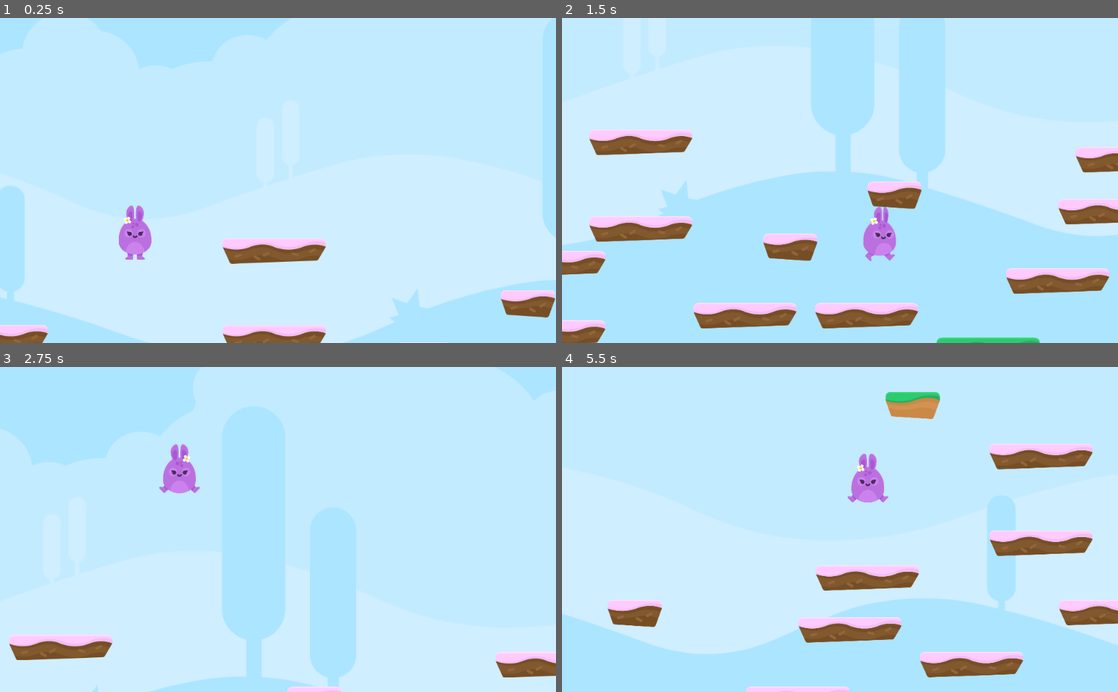
Above: before the commit, frames 1-4 (two rows, left to right).
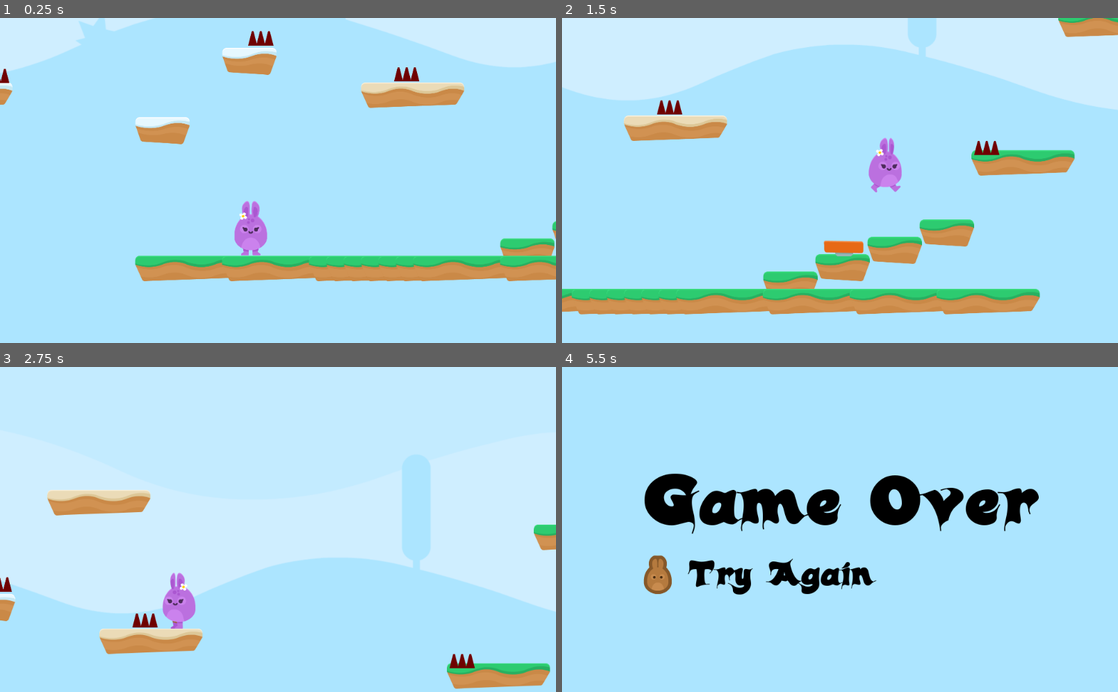
Above: after the commit, the same moments.

Repository: Roopaish/Godot-Game-Development
Game: Godot game, scene res://Levels/Level1.tscn
Same seed, same stepped clock (60 frames per second), same inputs: the game is played once before the commit and once after it.
Inputs:
- Up to frame 1 (0.25 s): no input
- Up to frame 2 (1.5 s): hold Up (jump) 0.53-1.28 s; hold Right (right) from 0.53 s (still down); tap Up (jump) at 1.35 s
- Up to frame 3 (2.75 s): tap Up (jump) at 1.52, 1.82 s; release Right (right) at 2.03 s; hold Left (left) from 2.03 s (still down); hold Up (jump) from 2.03 s (still down)
- Up to frame 4 (5.5 s): release Left (left) at 2.78 s; release Up (jump) at 2.78 s; hold Right (right) 2.78-4.28 s; tap Up (jump) at 2.85, 3.02, 3.32, 4.35, 4.52, 4.82 s; hold Up (jump) 3.53-4.28 s; hold Left (left) 4.28-5.03 s; hold Right (right) from 5.03 s (still down); hold Up (jump) from 5.03 s (still down)

The runs differ from the first frame. In frame 1, 47% of the frame differs, in the area x 0-100%, y 0-100%; in frame 2, 48%; in frame 3, 29%; in frame 4, 44%.

Commit message:
AnimationPlayer

Diff:
--- /dev/null
+++ b/Hoppy Days/Hazards/Hazards.gd
@@ -0,0 +1,4 @@
+extends Area2D
+
+func _on_SpikeTop_body_entered(body):
+		body.hurt()
--- /dev/null
+++ b/Hoppy Days/Hazards/SpikeTop.tscn
@@ -0,0 +1,19 @@
+[gd_scene load_steps=3 format=2]
+
+[ext_resource path="res://GFX/Environment/spikes_top.png" type="Texture" id=1]
+[ext_resource path="res://Hazards/Hazards.gd" type="Script" id=2]
+
+[node name="SpikeTop" type="Area2D"]
+modulate = Color( 0.490196, 0.00784314, 0.00784314, 1 )
+collision_layer = 4
+script = ExtResource( 2 )
+
+[node name="spikes_top" type="Sprite" parent="."]
+position = Vector2( 0.0706787, -3.13923 )
+texture = ExtResource( 1 )
+
+[node name="CollisionPolygon2D" type="CollisionPolygon2D" parent="."]
+visible = false
+polygon = PoolVector2Array( -46.6595, 23.2301, -33.7548, -29.0958, 33.5971, -29.6262, 46.8553, 23.2301 )
+
+[connection signal="body_entered" from="." to="." method="_on_SpikeTop_body_entered"]
--- /dev/null
+++ b/Hoppy Days/Items/JumpPad.gd
@@ -0,0 +1,6 @@
+extends Area2D
+
+func _on_JumpPad_body_entered(body):
+	if body.has_method("boost"):
+		$AnimationPlayer.play("boost")
+		body.boost()
--- /dev/null
+++ b/Hoppy Days/Items/JumpPad.tscn
@@ -0,0 +1,56 @@
+[gd_scene load_steps=8 format=2]
+
+[ext_resource path="res://GFX/Items/spring.png" type="Texture" id=1]
+[ext_resource path="res://GFX/Items/spring_in.png" type="Texture" id=2]
+[ext_resource path="res://Items/JumpPad.gd" type="Script" id=3]
+[ext_resource path="res://GFX/Items/spring_out.png" type="Texture" id=4]
+
+[sub_resource type="SpriteFrames" id=1]
+animations = [ {
+"frames": [ ExtResource( 1 ), ExtResource( 2 ) ],
+"loop": true,
+"name": "default",
+"speed": 1.5
+}, {
+"frames": [ ExtResource( 2 ), ExtResource( 4 ) ],
+"loop": false,
+"name": "boost",
+"speed": 2.5
+} ]
+
+[sub_resource type="RectangleShape2D" id=2]
+extents = Vector2( 71.6463, 37.7649 )
+
+[sub_resource type="Animation" id=3]
+resource_name = "boost"
+length = 2.0
+tracks/0/type = "value"
+tracks/0/path = NodePath("AnimatedSprite:animation")
+tracks/0/interp = 1
+tracks/0/loop_wrap = true
+tracks/0/imported = false
+tracks/0/enabled = true
+tracks/0/keys = {
+"times": PoolRealArray( 0, 0.6 ),
+"transitions": PoolRealArray( 10.1965, 3.36358 ),
+"update": 1,
+"values": [ "boost", "default" ]
+}
+
+[node name="JumpPad" type="Area2D"]
+collision_layer = 8
+script = ExtResource( 3 )
+
+[node name="AnimatedSprite" type="AnimatedSprite" parent="."]
+frames = SubResource( 1 )
+animation = "boost"
+
+[node name="CollisionShape2D" type="CollisionShape2D" parent="."]
+visible = false
+position = Vector2( 0.794601, 0.529732 )
+shape = SubResource( 2 )
+
+[node name="AnimationPlayer" type="AnimationPlayer" parent="."]
+anims/boost = SubResource( 3 )
+
+[connection signal="body_entered" from="." to="." method="_on_JumpPad_body_entered"]
--- a/Hoppy Days/Levels/GameOver.tscn
+++ b/Hoppy Days/Levels/GameOver.tscn
@@ -52,14 +52,15 @@
 margin_top = 168.0
 margin_right = 724.0
 margin_bottom = 239.0
+mouse_default_cursor_shape = 2
 texture_normal = ExtResource( 3 )
 __meta__ = {
 "_edit_use_anchors_": false
 }
 
 [node name="Label" type="Label" parent="CenterContainer/VBoxContainer/RestartButton"]
-margin_left = 56.0
-margin_right = 396.0
+margin_left = 82.1626
+margin_right = 422.163
 margin_bottom = 82.0
 custom_fonts/font = SubResource( 2 )
 custom_colors/font_color = Color( 0, 0, 0, 1 )
--- a/Hoppy Days/Levels/Level1.tscn
+++ b/Hoppy Days/Levels/Level1.tscn
@@ -1,15 +1,61 @@
-[gd_scene load_steps=3 format=2]
+[gd_scene load_steps=6 format=2]
 
 [ext_resource path="res://Player/Player.tscn" type="PackedScene" id=1]
 [ext_resource path="res://Levels/Tileset.tres" type="TileSet" id=2]
+[ext_resource path="res://Hazards/SpikeTop.tscn" type="PackedScene" id=3]
+[ext_resource path="res://SFX/Summer_Park.ogg" type="AudioStream" id=4]
+[ext_resource path="res://Items/JumpPad.tscn" type="PackedScene" id=5]
 
 [node name="Level1" type="Node2D"]
 
 [node name="Player" parent="." instance=ExtResource( 1 )]
+position = Vector2( 1694.14, 1140.1 )
 
 [node name="TileMap" type="TileMap" parent="."]
 position = Vector2( 500, 500 )
 tile_set = ExtResource( 2 )
 collision_layer = 2
 format = 1
-tile_data = PoolIntArray( -655323, 3, 0, -458709, 0, 0, -131029, 0, 0, -65531, 0, 0, 33, 0, 0, 196593, 0, 0, 131093, 1, 0, 131119, 0, 0, 196640, 0, 0, 327669, 0, 0, 262149, 0, 0, 327695, 1, 0, 327719, 0, 0, 458746, 0, 0, 393216, 0, 0, 458781, 0, 0, 589835, 0, 0, 589842, 0, 0, 655360, 0, 0, 720921, 2, 0, 786439, 2, 0 )
+tile_data = PoolIntArray( -131050, 4, 0, 8, 7, 0, 50, 2, 0, 65641, 0, 0, 131138, 3, 0, 196685, 0, 0, 196744, 1, 0, 262161, 7, 0, 262239, 1, 0, 458751, 6, 0, 393241, 4, 0, 393273, 3, 0, 524300, 7, 0, 524333, 2, 0, 655352, 1, 0, 589890, 2, 0, 589939, 1, 0, 589951, 0, 0, 655447, 1, 0, 721042, 2, 0, 786474, 3, 0, 852007, 3, 0, 917540, 3, 0, 983073, 3, 0, 1114104, 2, 0, 1114109, 2, 0, 1048588, 2, 0, 1048593, 2, 0, 1048598, 2, 0, 1048599, 2, 0, 1048600, 2, 0, 1048601, 2, 0, 1048602, 2, 0, 1048603, 2, 0, 1048604, 2, 0, 1048609, 2, 0, 1048614, 2, 0, 1048619, 2, 0, 1048634, 2, 0, 1048639, 2, 0, 1048644, 2, 0, 1048649, 2, 0, 1048654, 2, 0, 1048669, 2, 0, 1048674, 2, 0, 1048679, 2, 0, 1048680, 2, 0, 1048681, 2, 0, 1048682, 2, 0, 1048683, 2, 0, 1048684, 2, 0, 1048685, 2, 0, 1048690, 2, 0, 1048695, 2, 0, 1048705, 2, 0, 1048710, 2, 0, 1048725, 2, 0 )
+
+[node name="Hazards" type="Node" parent="."]
+
+[node name="SpikeTop" parent="Hazards" instance=ExtResource( 3 )]
+position = Vector2( 1730.8, 724.813 )
+
+[node name="SpikeTop2" parent="Hazards" instance=ExtResource( 3 )]
+position = Vector2( 2268.2, 857.749 )
+
+[node name="SpikeTop3" parent="Hazards" instance=ExtResource( 3 )]
+position = Vector2( 757.824, 863.406 )
+
+[node name="SpikeTop4" parent="Hazards" instance=ExtResource( 3 )]
+position = Vector2( 3436.34, 1007.66 )
+
+[node name="SpikeTop5" parent="Hazards" instance=ExtResource( 3 )]
+position = Vector2( 4279.22, 863.406 )
+
+[node name="SpikeTop6" parent="Hazards" instance=ExtResource( 3 )]
+position = Vector2( 4279.22, 863.406 )
+
+[node name="SpikeTop7" parent="Hazards" instance=ExtResource( 3 )]
+position = Vector2( 5659.49, 665.416 )
+
+[node name="SpikeTop8" parent="Hazards" instance=ExtResource( 3 )]
+position = Vector2( 6643.68, 728.912 )
+
+[node name="SpikeTop9" parent="Hazards" instance=ExtResource( 3 )]
+position = Vector2( 8891.44, 1040.04 )
+
+[node name="JumpPads" type="Node" parent="."]
+
+[node name="JumpPad" parent="JumpPads" instance=ExtResource( 5 )]
+position = Vector2( 2908.78, 1374.87 )
+
+[node name="JumpPad2" parent="JumpPads" instance=ExtResource( 5 )]
+position = Vector2( 5743.42, 1446.63 )
+
+[node name="BGM" type="AudioStreamPlayer" parent="."]
+stream = ExtResource( 4 )
+volume_db = -10.0
+autoplay = true
--- a/Hoppy Days/Player/Player.gd
+++ b/Hoppy Days/Player/Player.gd
@@ -5,8 +5,11 @@
 const SPEED = 1500
 const GRAVITY = 150
 const UP = Vector2(0, -1) # To determine what is a floor, Vector2(0,0) is default which tells everything is a wall
-const JUMP_SPEED = 3500
+const JUMP_SPEED = 2500
 const WORLD_LIMIT = 4000
+const BOOST_MULTIPLIER = 1.5
+
+var lives = 3
 
 signal animate
 
@@ -39,6 +42,7 @@
 func jump():
 	if Input.is_action_pressed("jump") and is_on_floor():
 		motion.y -= JUMP_SPEED
+		$JumpSFX.play()
 
 # Playing animation based on movement
 func animate():
@@ -46,3 +50,20 @@
 
 func end_game():
 	get_tree().change_scene("res://Levels/GameOver.tscn")
+
+func hurt():
+	# move_and_slide runs at 60fps, so gravity will act on it immediately
+	# Bypassing gravity
+	position.y -= 1 # move up by 1 px
+	yield(get_tree(),"idle_frame") # wait for a frame, then jump (to bypass gravity)
+	motion.y -= JUMP_SPEED
+	lives -= 1
+
+	$PainSFX.play()
+	if lives == 0:
+		end_game()
+
+func boost():
+	position.y -= 1
+	yield(get_tree(),"idle_frame")
+	motion.y -= JUMP_SPEED * BOOST_MULTIPLIER
--- a/Hoppy Days/Player/Player.tscn
+++ b/Hoppy Days/Player/Player.tscn
@@ -6,6 +6,8 @@
 [ext_resource path="res://GFX/Background/bg_layer2.png" type="Texture" id=4]
 [ext_resource path="res://GFX/Background/bg_layer4.png" type="Texture" id=5]
 [ext_resource path="res://GFX/Background/bg_layer3.png" type="Texture" id=6]
+[ext_resource path="res://SFX/jump1.ogg" type="AudioStream" id=7]
+[ext_resource path="res://SFX/pain.ogg" type="AudioStream" id=8]
 
 [sub_resource type="CapsuleShape2D" id=1]
 radius = 59.0829
@@ -13,7 +15,7 @@
 
 [node name="Player" type="KinematicBody2D"]
 position = Vector2( 497.824, 114.979 )
-collision_mask = 2
+collision_mask = 14
 script = ExtResource( 2 )
 __meta__ = {
 "_edit_group_": true
@@ -83,4 +85,12 @@
 "_edit_use_anchors_": false
 }
 
+[node name="JumpSFX" type="AudioStreamPlayer" parent="."]
+stream = ExtResource( 7 )
+volume_db = -5.0
+
+[node name="PainSFX" type="AudioStreamPlayer" parent="."]
+stream = ExtResource( 8 )
+volume_db = -5.0
+
 [connection signal="animate" from="." to="AnimatedSprite" method="_on_Player_animate"]
--- a/Hoppy Days/project.godot
+++ b/Hoppy Days/project.godot
@@ -44,6 +44,8 @@
 
 2d_physics/layer_1="Player"
 2d_physics/layer_2="Terrain"
+2d_physics/layer_3="Hazards"
+2d_physics/layer_4="Items"
 
 [physics]
 
Not shown: 1 places in Hoppy Days/Player/Player.tscn that only renumber resources
Not shown, changed: Hoppy Days/SFX/jump1.ogg.import
Not shown, changed: Hoppy Days/SFX/pain.ogg.import
Not shown, changed: README.md
